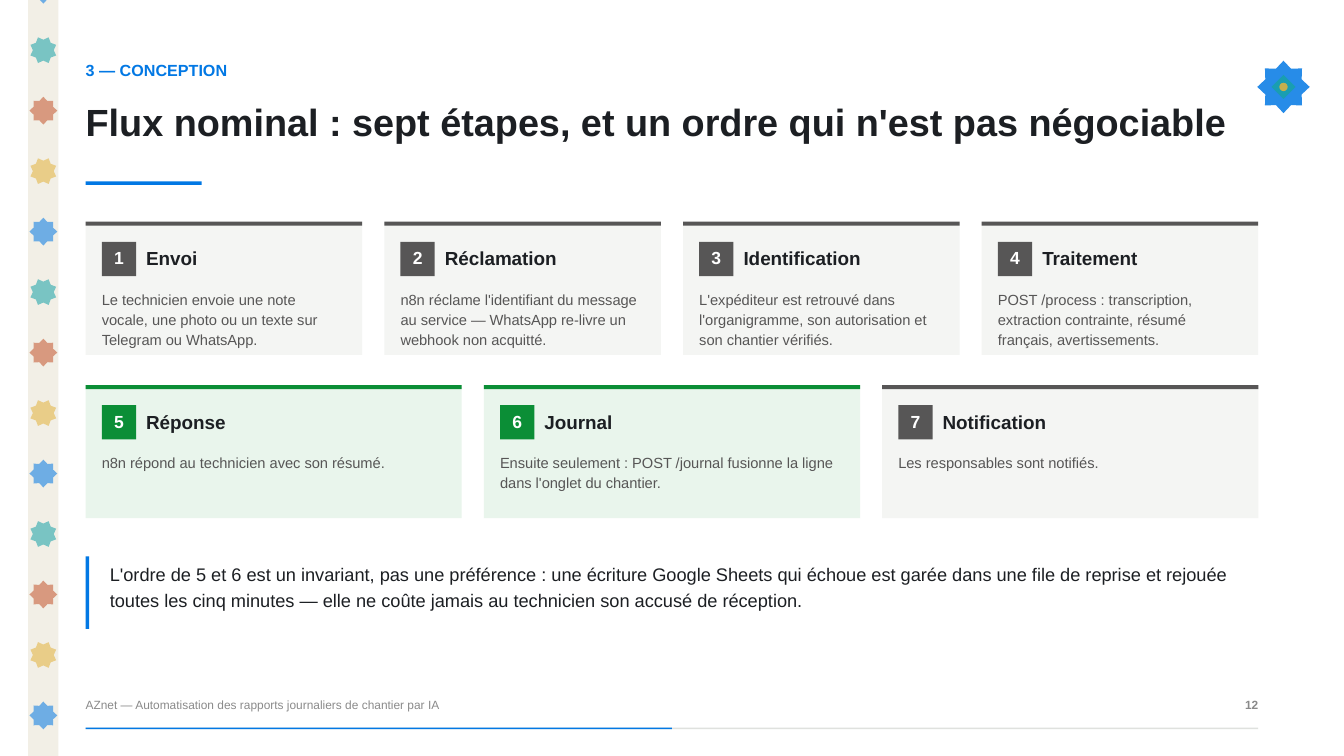
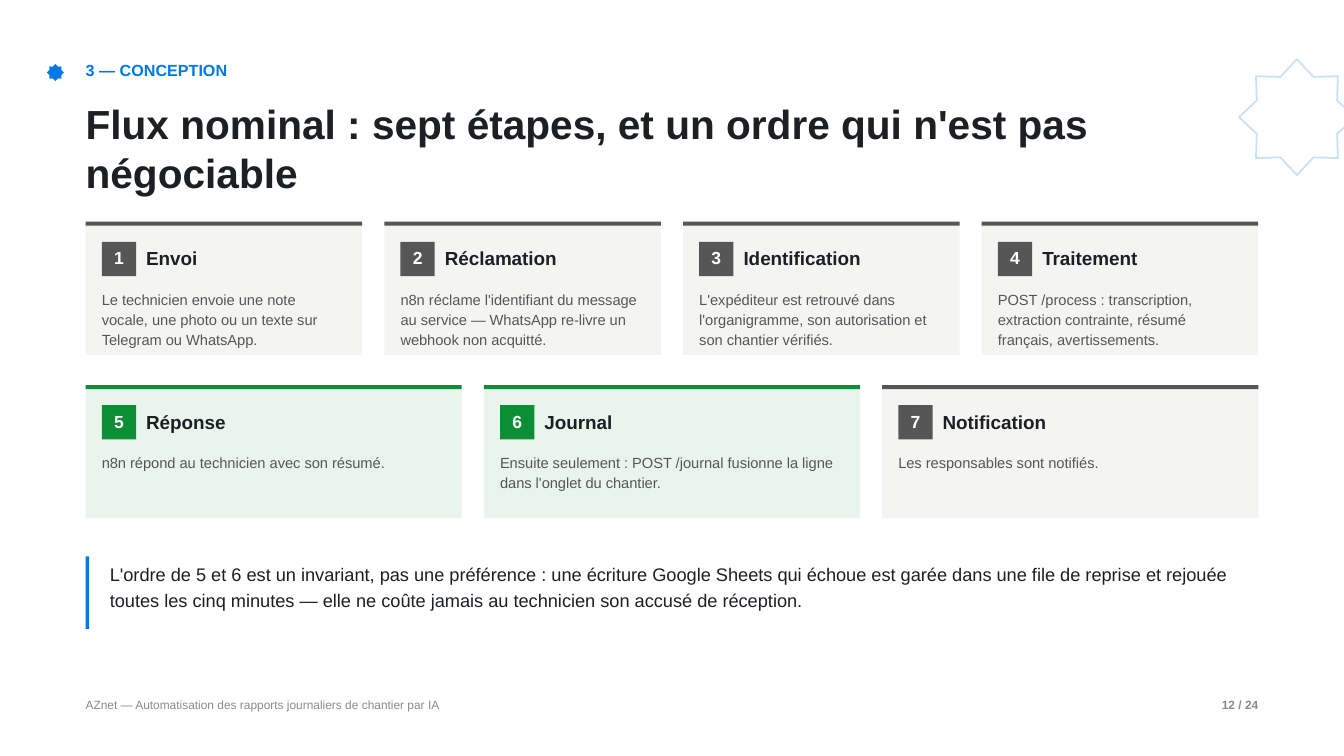
Before and after one commit to yassine808/PFE-aznet, a slide deck: slide 12 of Pres+report/Soutenance-PFE.pptx. Drawn at 1344x756 pixels with LibreOffice and Linux fonts; fonts in the diff are those of the drawing. Boxes give left, top, right and bottom in pixels: in the first picture for what was removed or moved away, otherwise in the second. Text is boxed around its words. In the diff, an @@ line names an element or a change of style, - is before the commit and + after.

```diff
--- a/Pres+report/Soutenance-PFE.pptx
+++ b/Pres+report/Soutenance-PFE.pptx
@@ rectangle removed at bbox=[28, 0, 58, 756] @@
@@ star removed at bbox=[29, 0, 57, 4] @@
@@ star removed at bbox=[25, 32, 62, 69] @@
@@ star: place and size @@
-star at bbox=[1257, 60, 1310, 113]
+star at bbox=[1239, 59, 1344, 175]
@@ star at bbox=[1239, 59, 1344, 175]: fill #0278E4 at 85% opacity to none; outline none to #0278E4 1.25 pt @@
@@ star: place and size @@
-star at bbox=[29, 97, 57, 125]
+star at bbox=[47, 65, 65, 82]
@@ star at bbox=[47, 65, 65, 82]: fill #C4542B at 55% opacity to #0278E4 @@
@@ diamond removed at bbox=[1271, 75, 1296, 99] @@
@@ ellipse removed at bbox=[1279, 83, 1288, 91] @@
@@ text "Flux nominal : sept étapes, ..." at bbox=[86, 109, 1088, 195]: size 27 to 29 pt @@
@@ star removed at bbox=[25, 153, 62, 190] @@
@@ rectangle removed at bbox=[86, 181, 202, 186] @@
@@ star removed at bbox=[29, 218, 57, 246] @@
@@ star removed at bbox=[25, 274, 62, 311] @@
@@ star removed at bbox=[29, 339, 57, 367] @@
@@ star removed at bbox=[25, 395, 62, 432] @@
@@ star removed at bbox=[29, 460, 57, 488] @@
@@ star removed at bbox=[25, 516, 62, 553] @@
@@ star removed at bbox=[29, 581, 57, 609] @@
@@ star removed at bbox=[25, 637, 62, 674] @@
@@ star removed at bbox=[29, 702, 57, 730] @@
@@ text at bbox=[1222, 701, 1258, 709]: text changed @@
-12
+12 / 24
@@ rectangle removed at bbox=[86, 728, 1258, 729] @@
@@ rectangle removed at bbox=[86, 728, 673, 729] @@
```
Also in this commit, not shown: 30 other slides changed, 1 slide added, 1 slide removed, 2 other files.
